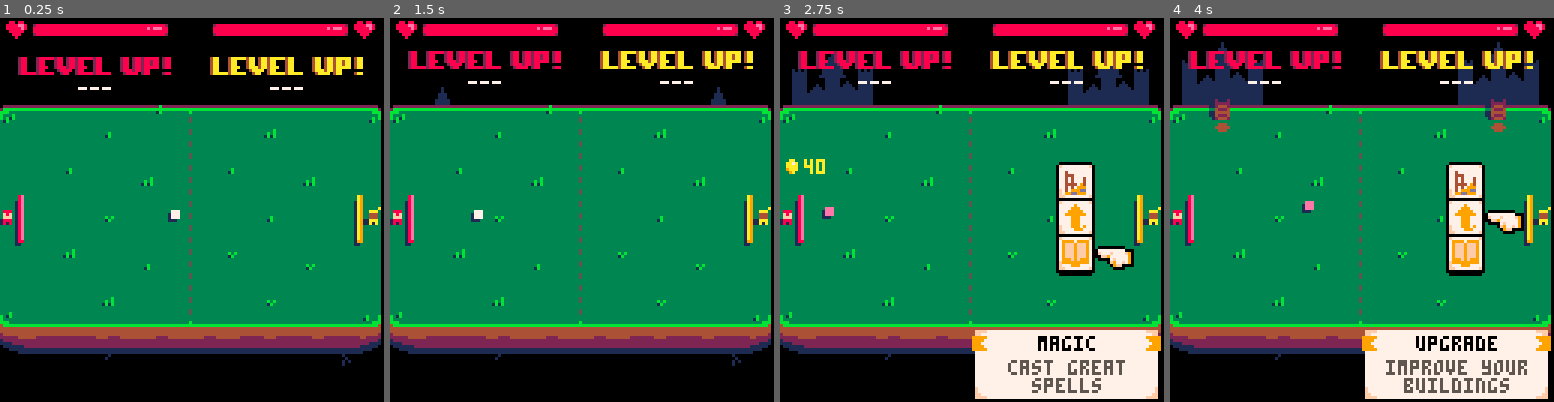
Above: before the commit, frames 1-4 (left to right).
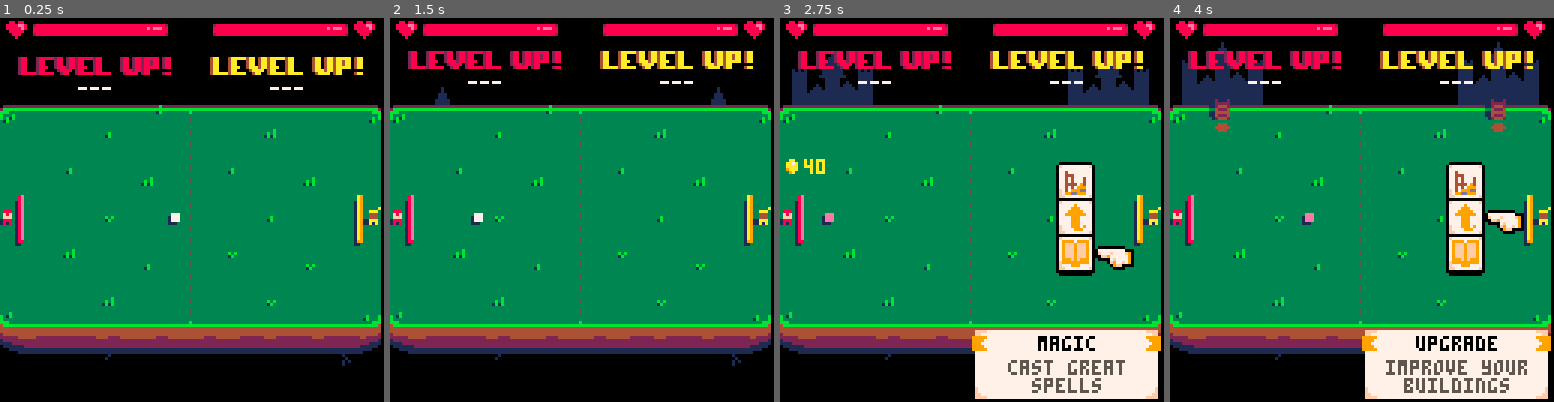
Above: after the commit, the same moments.

Repository: aylanonsense/arpongi
Game: PICO-8 cartridge cart.p8
Two runs of this game, one before a commit and one after it. Both use one fixed random seed, a clock stepped at 60 frames per second and the inputs below.
Inputs:
- Up to frame 1 (0.25 s): no input
- Up to frame 2 (1.5 s): tap X (X key) at 0.33, 1.07 s; tap O (Z key) at 0.7 s
- Up to frame 3 (2.75 s): hold Right 1.6-2.1 s; tap O (Z key) at 1.7, 2.1, 2.5 s; tap X (X key) at 1.85 s; hold Up 2.15-2.42 s; hold Right from 2.47 s (still down)
- Up to frame 4 (4 s): tap O (Z key) at 2.9, 3.3, 3.7 s; tap X (X key) at 2.97 s; release Right at 3.03 s; hold Left 3.08-3.58 s; hold Down 3.63-3.97 s

The runs differ from the first frame. In frame 1, less than 0.1% of the frame differs, in the area x 43-47%, y 50-54%; in frame 2, less than 0.1%; in frame 3, 0.1%; in frame 4, 0.2%, in the area x 34-38%, y 47-54%.

Commit message:
Building and effect improvements

Diff:
--- a/cart.p8
+++ b/cart.p8
@@ -4,10 +4,6 @@
 
 --[[
 next steps:
-	effect when building is damaged
-	effect when building is destroyed
-	effect when building is triggered
-	archer triggers
 	level up rewards
 	2nd player color
 	sound effects
@@ -195,8 +191,8 @@
 								plot=plot
 							})
 							plot.building=building
-							spawn_entity("poof",plot.x-6,plot.y-8)
-							spawn_entity("building_halo",building.x-2,building.y-building.visible_height[1+building.upgrades]+2)
+							spawn_entity("poof",plot.x-5,plot.y-8)
+							spawn_entity("building_halo",building.x-1,building.y-building.visible_height[1+building.upgrades]+2)
 							-- close the menu
 							self:hide()
 							leader.text_box:hide()
@@ -415,8 +411,8 @@
 	},
 	-- buildings
 	building={
-		width=7,
-		height=8,
+		width=9,
+		height=10,
 		hurt_channel=1, -- buildings
 		upgrades=0,
 		shadow_y_offset=3,
@@ -433,16 +429,16 @@
 			pal(11,colors[4])
 			pal(14,colors[5])
 			-- draw the building
-			sspr2(95+8*self.upgrades,16*self.sprite-16,8,16,x,y-7)
+			sspr2(95+8*self.upgrades,16*self.sprite-16,8,16,x+1,y-7)
 			-- draw the building's health bar
 			if self.show_health_bar_frames>0 then
 				local health_bar_y=y+4-self.visible_height[self.upgrades+1]
-				rectfill2(x,health_bar_y,7,2,2)
-				rectfill2(x,health_bar_y,mid(1,flr(1+6*self.health/self.max_health),7),2,8)
+				rectfill2(x+1,health_bar_y,7,2,2)
+				rectfill2(x+1,health_bar_y,mid(1,flr(1+6*self.health/self.max_health),7),2,8)
 			end
 		end,
 		draw_shadow=function(self,x,y)
-			sspr2(84,12*self.sprite+4*self.upgrades-12,11,4,x-9,y+self.shadow_y_offset)
+			sspr2(84,12*self.sprite+4*self.upgrades-12,11,4,x-8,y+self.shadow_y_offset)
 		end,
 		on_hurt=function(self,other)
 			if other.last_hit_building!=self then
@@ -450,9 +446,17 @@
 				-- trigger from a ball with the same leader
 				if self.leader==other.leader then
 					self:trigger(other)
+					spawn_entity("building_halo",self.x-1,self.y-self.visible_height[1+self.upgrades]+2)
 				-- take damage from a ball from another leader
 				elseif other.leader then
 					self:damage(other.damage)
+					spawn_entity("sparks",self:center_x(),self:center_y(),{
+						num_sparks=3,
+						color=6,
+						angle_deviation=60,
+						variation=0.3,
+						gravity=0.08
+					})
 				end
 			end
 		end,
@@ -552,7 +556,7 @@
 			decrement_counter_prop(self,"show_health_bar_frames")
 			-- shoot arrows
 			decrement_counter_prop(self,"shooty_frames")
-			local shooty_range=self.shooty_range[1+self.upgrades]
+			local shooty_range=self.shooty_range[1+self.upgrades]+2
 			local frames_between_shots=self.frames_between_shots[1+self.upgrades]
 			if self.shooty_frames%frames_between_shots==frames_between_shots-1 then
 				local troops=self.leader.opposing_leader.army.troops
@@ -566,9 +570,6 @@
 					end
 				end
 				-- shoot an arrow
-				local frames=50
-				local gravity=0.05
-				local height=5
 				local angle=rnd()
 				local arrow_dist=shooty_range*(0.5+0.5*rnd())
 				local target_x=self:center_x()+arrow_dist*cos(angle)
@@ -582,17 +583,17 @@
 				end
 				spawn_entity("arrow",self:center_x(),self:center_y(),{
 					troop=troop,
-					z=height,
-					frames_to_death=frames,
-					gravity=gravity,
-					vz=(get_triangle_num(frames)*gravity-height)/frames,
-					vx=(target_x-self:center_x())/frames,
-					vy=(target_y-self:center_y())/frames
+					vz=1.175,
+					vx=(target_x-self:center_x())/50,
+					vy=(target_y-self:center_y())/50
 				})
 			end
 		end
 	},
 	arrow={
+		z=5,
+		frames_to_death=50,
+		gravity=0.05,
 		update=function(self)
 			self.vz-=self.gravity
 			self.z+=self.vz
@@ -700,10 +701,10 @@
 		end,
 		normalize_and_increase_speed=function(self)
 			self.speed_level+=1
-			local currSpeed=sqrt(self.vx*self.vx+self.vy*self.vy)
+			local currspeed=sqrt(self.vx*self.vx+self.vy*self.vy)
 			local speed=0.75+0.04*self.speed_level
-			self.vx*=speed/currSpeed
-			self.vy*=speed/currSpeed
+			self.vx*=speed/currspeed
+			self.vy*=speed/currspeed
 		end
 	},
 	army={
@@ -798,6 +799,14 @@
 					if self.is_alive then
 						self.is_alive=false
 						del(army.troops,self)
+						shake_and_freeze(1)
+						spawn_entity("sparks",self.x,self.y,{
+							color=army.leader.colors[4],
+							speed=1.5,
+							num_sparks=2,
+							angle_deviation=30,
+							variation=0.3
+						})
 					end
 				end
 			})
@@ -1481,7 +1490,7 @@
 			end
 			leaders[1].opposing_leader=leaders[2]
 			leaders[2].opposing_leader=leaders[1]
-			add(balls,spawn_entity("ball",62,64,{
+			add(balls,spawn_entity("ball",62,65,{
 				vx=ternary(rnd()<0.5,-0.75,0.75),
 				spawn_frames=ternary(start_immediately,1,180)
 			}))
@@ -1823,16 +1832,6 @@
 -- generates a random integer between min_val and max_val, inclusive
 function rnd_int(min_val,max_val)
 	return flr(min_val+rnd(1+max_val-min_val))
-end
-
--- gets the nth number of the triangle sequence
-function get_triangle_num(n)
-	local sum=0
-	local i
-	for i=1,n do
-		sum+=i
-	end
-	return sum
 end
 
 -- finds the distance between two points
